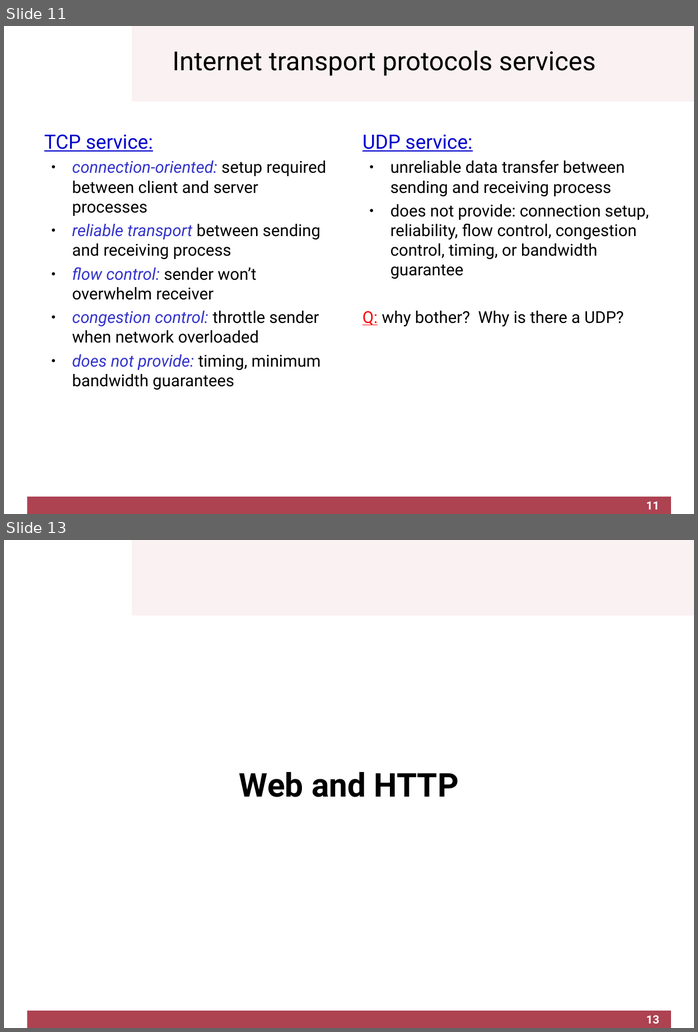
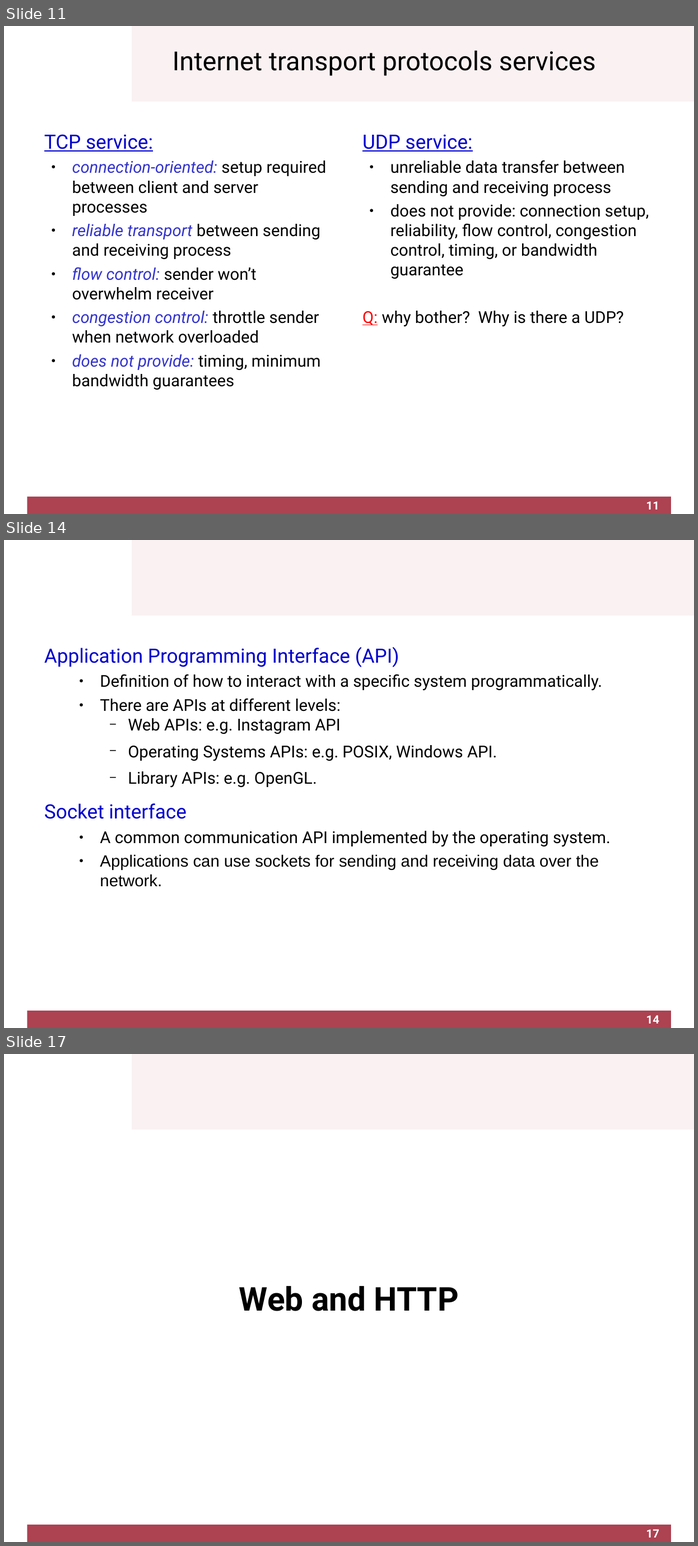
Before and after one commit to cletomartin/redes1, a slide deck: slides/application.odp. Shown one above the other, each under a label of ours: slides 11 and 13 before the commit, slides 11, 14 and 17 after it; the slides between them are not shown. The pictures are 698x1032 and 698x1546 pixels, drawn with LibreOffice and Linux fonts; fonts in the diff are those of the drawing; background and template pictures are left out. Boxes give left, top, right and bottom in pixels: in the first picture for what was removed or moved away, otherwise in the second. Text is boxed around its words. In the diff, an @@ line names an element or a change of style, - is before the commit and + after.

```diff
--- a/slides/application.odp
+++ b/slides/application.odp
@@ slide 14 added at (4,540,694,1028), background #FFFFFF; not listed: 2 template elements that a slide beside it also shows @@
@@ text added at (44,647,610,887), 20 pt, text #000000 @@
+Application Programming Interface (API)
+  ● Definition of how to interact with a specific system programmatically.
+  ● There are APIs at different levels:
+    − Web APIs: e.g. Instagram API
+    − Operating Systems APIs: e.g. POSIX, Windows API.
+    − Library APIs: e.g. OpenGL.
+Socket interface
+  ● A common communication API implemented by the operating system.
+  ● Applications can use sockets for sending and receiving data over the network.
@@ page number added at (646,1015,660,1023), 14 pt, text #FFFFFF, bold @@
+14
@@ what was slide 13 is now slide 17 @@
@@ page number at (646,1529,660,1537): text changed @@
-13
+17
```
Also in this commit, not shown: 12 slides changed, 3 other slides added, 2 other files.
